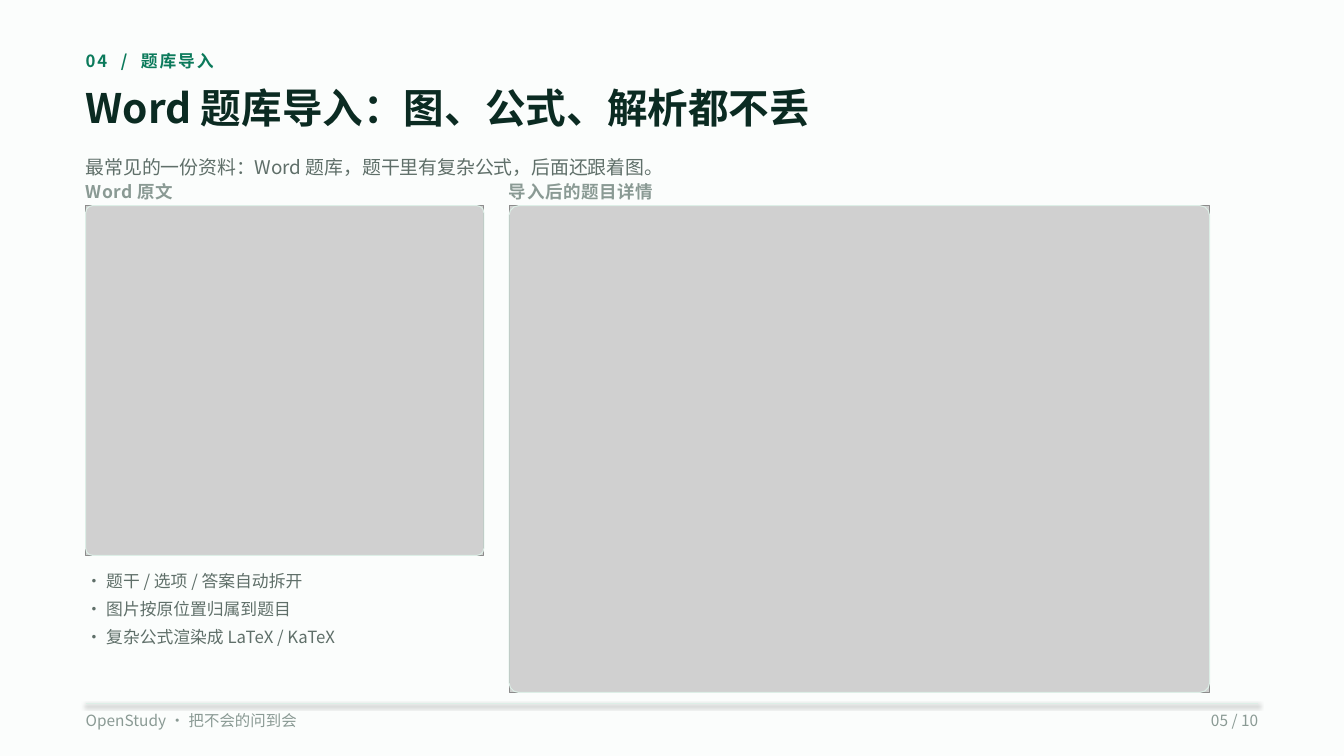
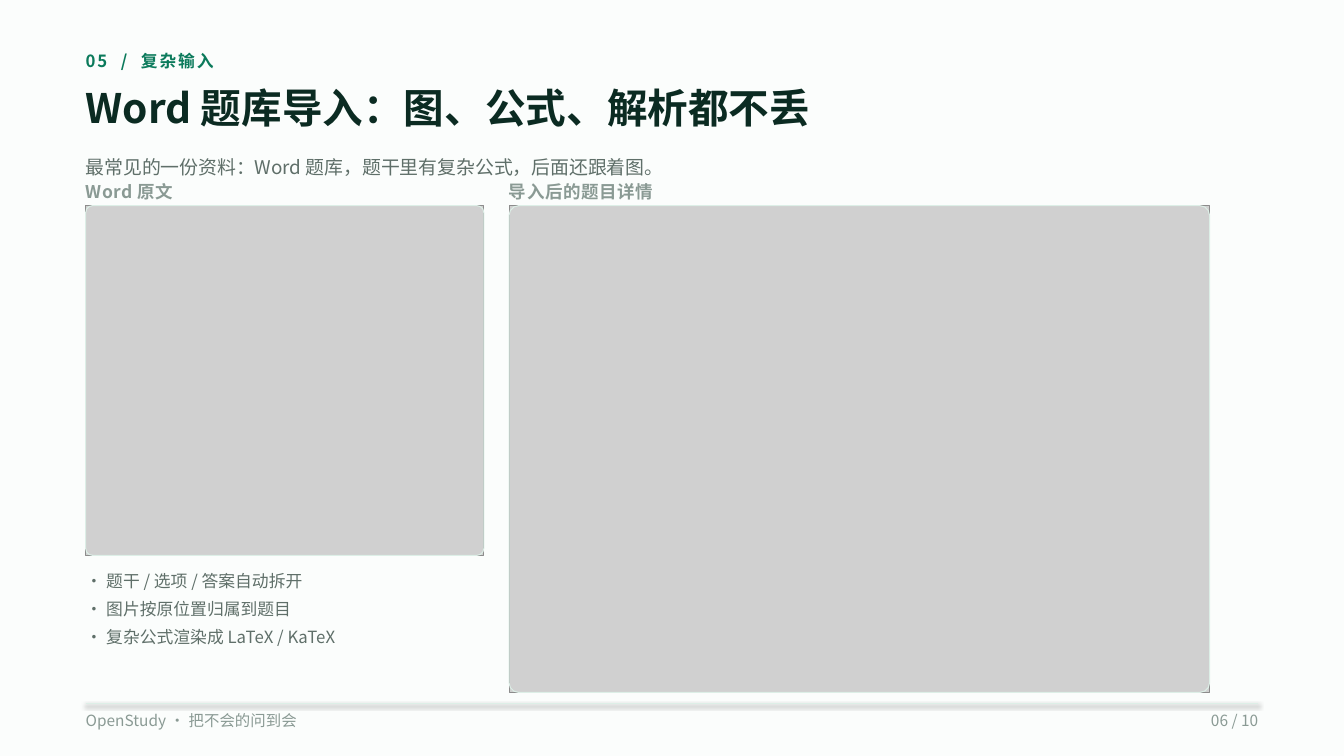
Before and after one commit to wufeng1234567/openstudy-fastapi-ts, a slide deck: slide 6 of doc/competition/OpenStudy-10页-V3-码道版.pptx (slide 5 before the commit). Drawn at 1344x756 pixels with LibreOffice and Linux fonts; fonts in the diff are those of the drawing; grey boxes stand for pictures. Boxes give left, top, right and bottom in pixels: in the first picture for what was removed or moved away, otherwise in the second. Text is boxed around its words. In the diff, an @@ line names an element or a change of style, - is before the commit and + after.

```diff
--- a/doc/competition/OpenStudy-10页-V3-码道版.pptx
+++ b/doc/competition/OpenStudy-10页-V3-码道版.pptx
@@ text at (86,52,214,69): text changed @@
-04 / 题库导入
+05 / 复杂输入
@@ text at (1211,714,1258,726): text changed @@
-05 / 10
+06 / 10
```
Also in this commit, not shown: 5 other slides changed, 3 slides added, 3 slides removed, 28 other files.
